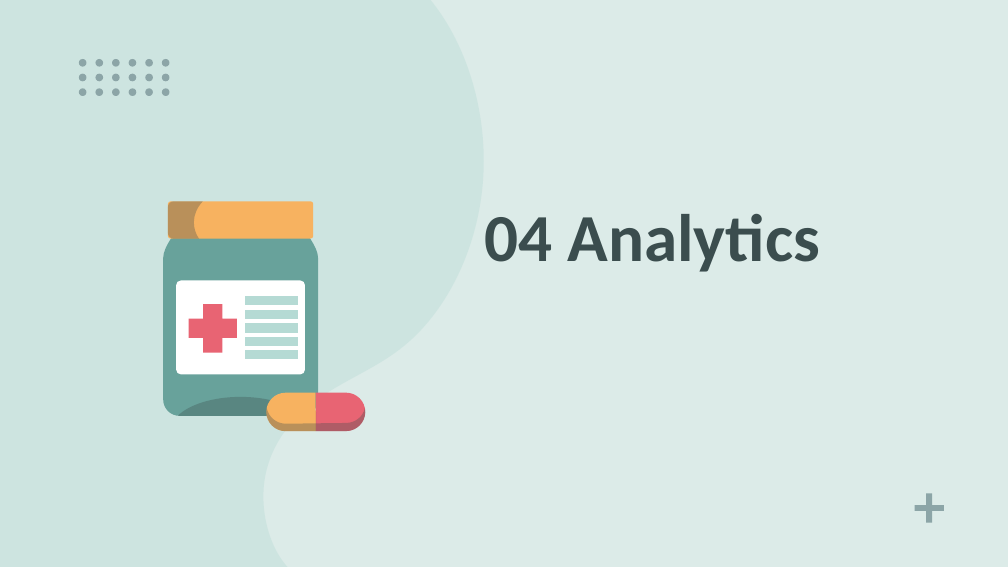
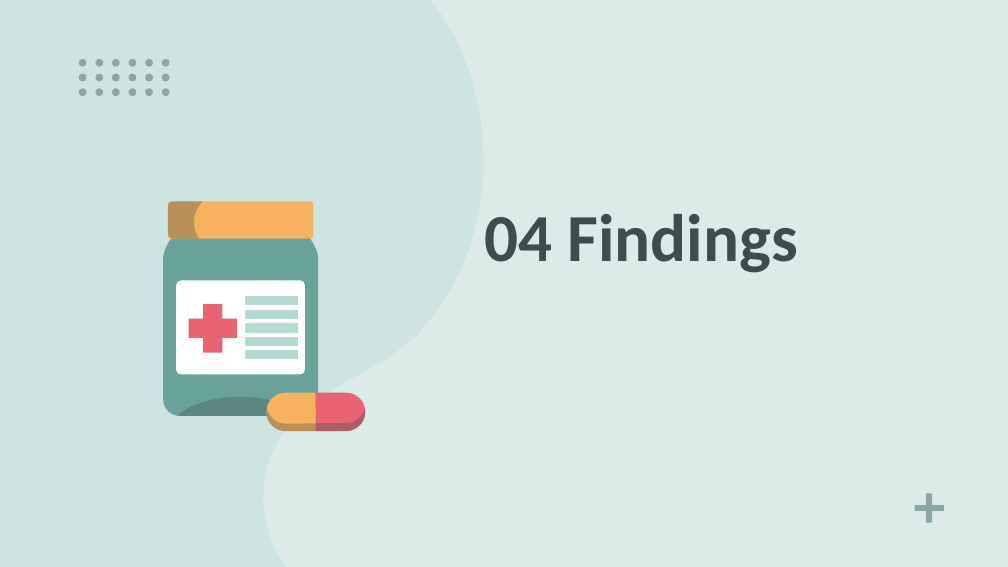
Before and after one commit to jm18443/Project-4, a slide deck: slide 8 of Project-4 Presentation.pptx. Drawn at 1008x567 pixels with LibreOffice and Linux fonts; fonts in the diff are those of the drawing. Boxes give left, top, right and bottom in pixels: in the first picture for what was removed or moved away, otherwise in the second. Text is boxed around its words. In the diff, an @@ line names an element or a change of style, - is before the commit and + after.

```diff
--- a/Project-4 Presentation.pptx
+++ b/Project-4 Presentation.pptx
@@ title at [484,214,797,273]: text changed @@
-04 Analytics
+04 Findings
```
Also in this commit, not shown: 2 other slides changed, 10 slides added, 8 slides removed.
